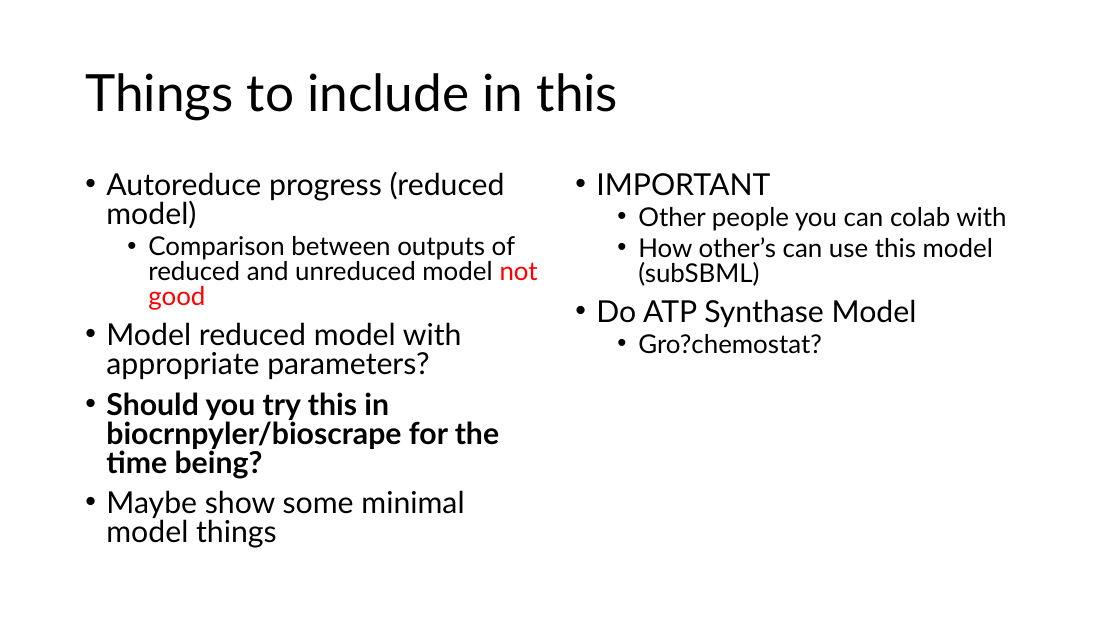
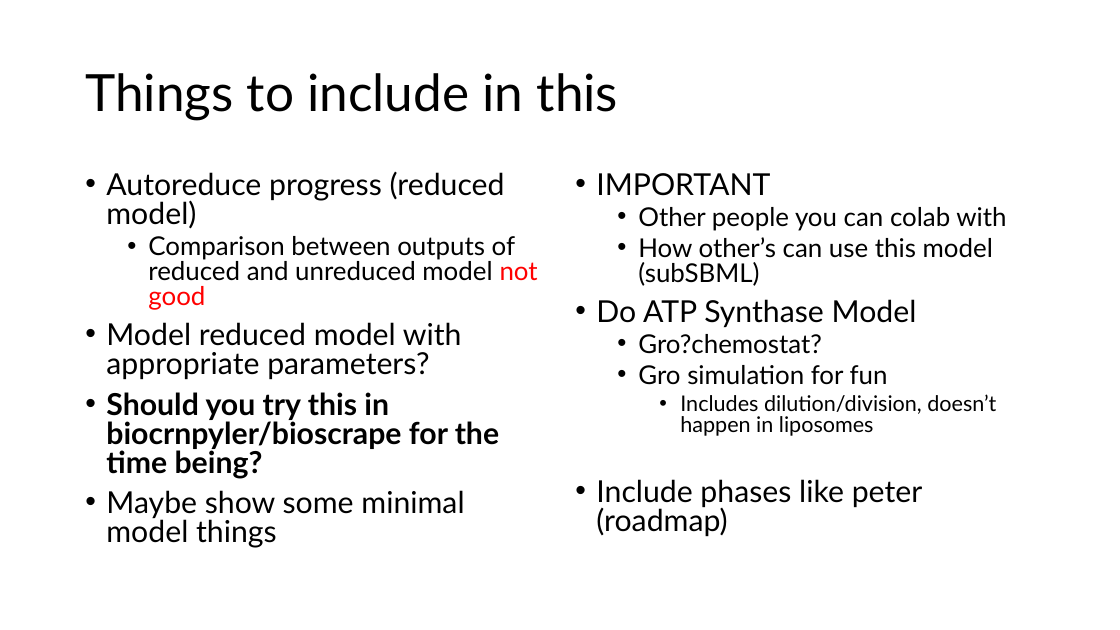
Before and after one commit to AnkitaRoychoudhury/ug_murray, a slide deck: slide 2 of miscellaneous/presentations/20200715_syncell_mtg.pptx. Drawn at 1120x630 pixels with LibreOffice and Linux fonts; fonts in the diff are those of the drawing. Boxes give left, top, right and bottom in pixels: in the first picture for what was removed or moved away, otherwise in the second. Text is boxed around its words. In the diff, an @@ line names an element or a change of style, - is before the commit and + after.

```diff
--- a/miscellaneous/presentations/20200715_syncell_mtg.pptx
+++ b/miscellaneous/presentations/20200715_syncell_mtg.pptx
@@ text at bbox=[596, 365, 996, 536]: paragraphs added @@
+  • Gro simulation for fun
+    • Includes dilution/division, doesn’t happen in liposomes
+• Include phases like peter (roadmap)
```
Also in this commit, not shown: 1 other file.
